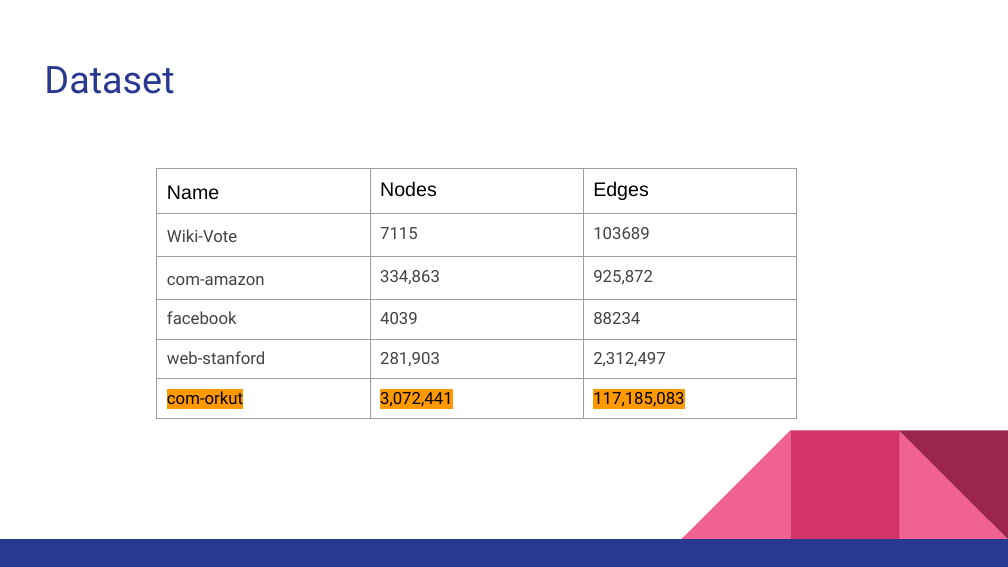
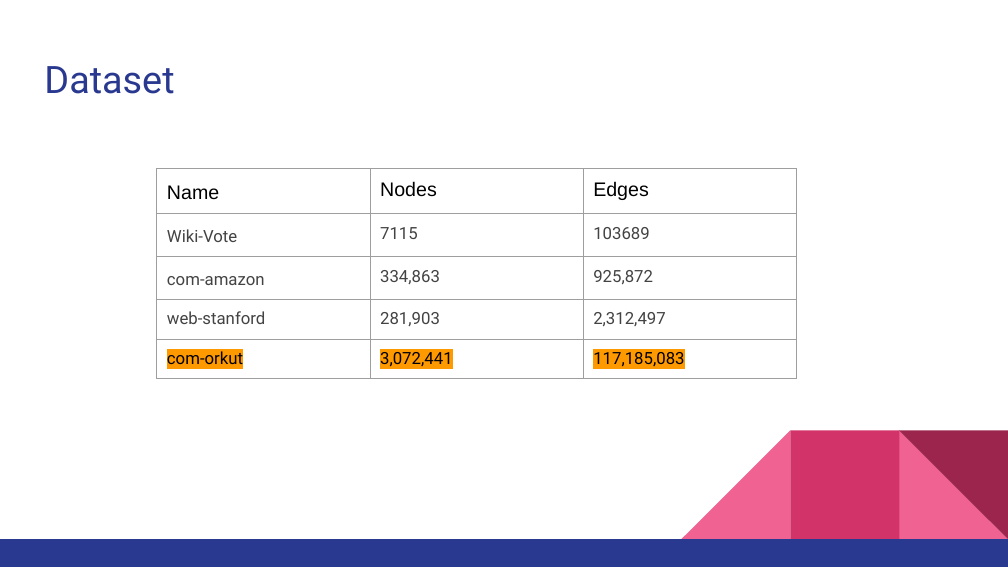
Before and after one commit to xtstc131/COMP5704-Mainpage, a slide deck: slide 11 of Slide_Presentation.pptx. Drawn at 1008x567 pixels with LibreOffice and Linux fonts; fonts in the diff are those of the drawing. Boxes give left, top, right and bottom in pixels: in the first picture for what was removed or moved away, otherwise in the second. Text is boxed around its words. In the diff, an @@ line names an element or a change of style, - is before the commit and + after.

```diff
--- a/Slide_Presentation.pptx
+++ b/Slide_Presentation.pptx
@@ table at (157, 168, 795, 377) @@
-row 4: facebook | 4039 | 88234
```
Also in this commit, not shown: 2 other slides changed, 2 slides added.
